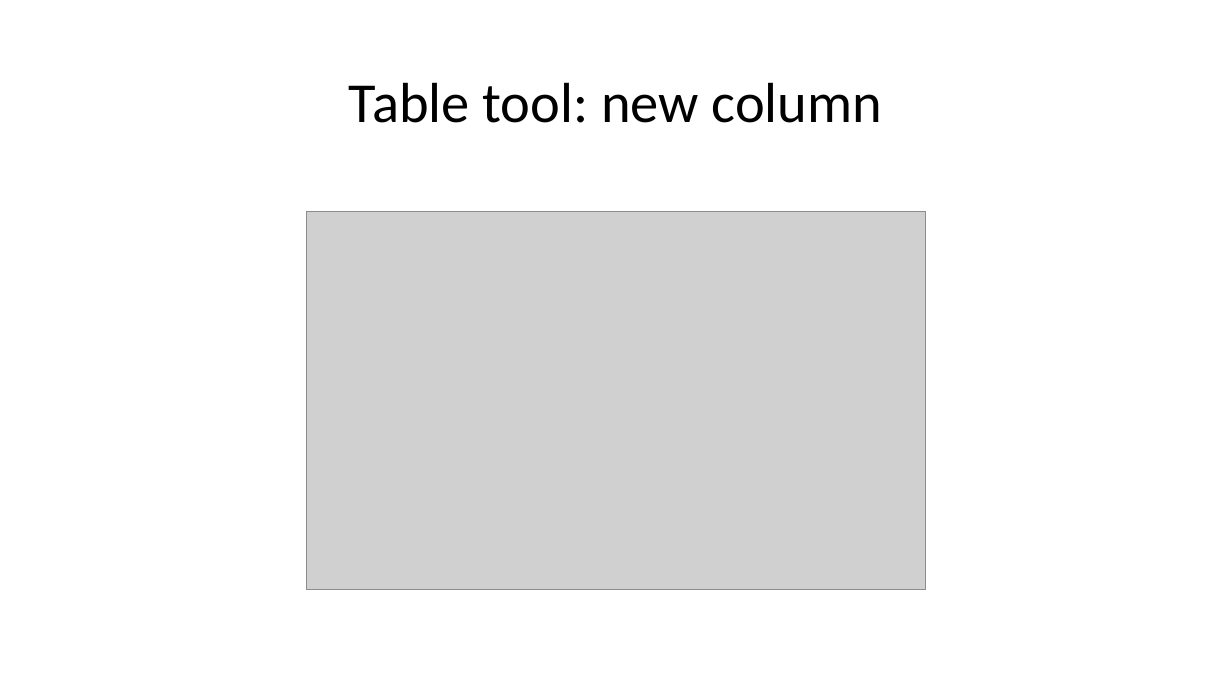
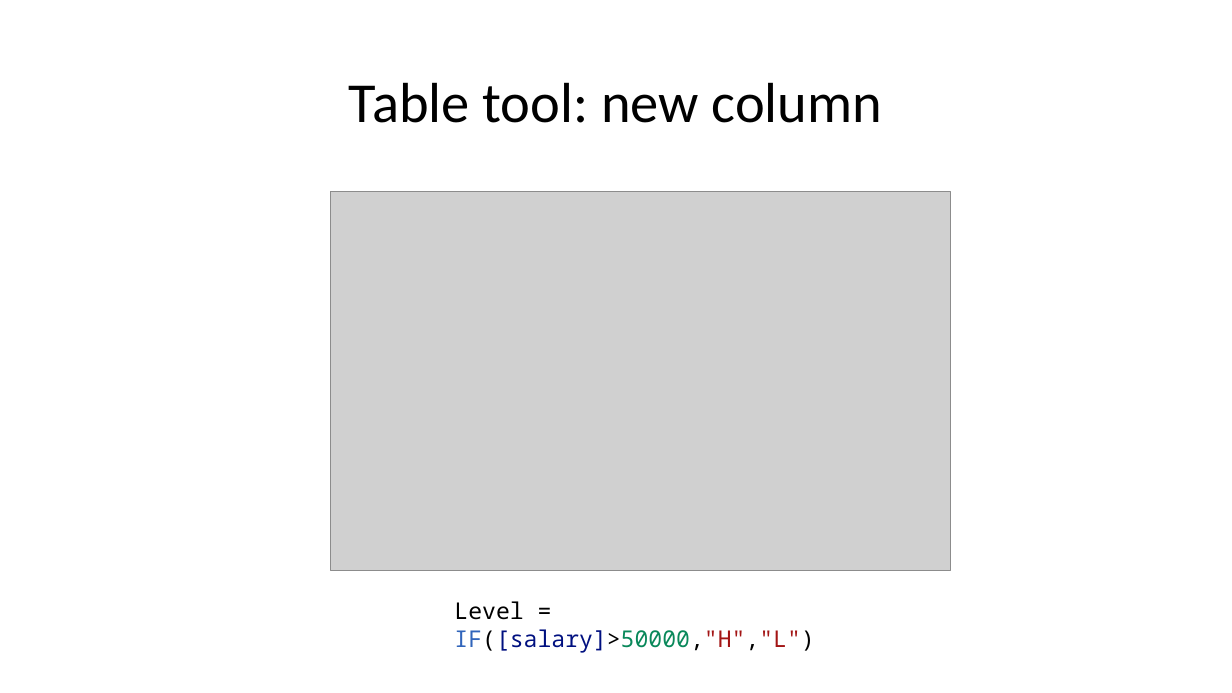
Before and after one commit to kimteespk/DADS5001-Data-Analytics-and-Data-Science-Tools-and-Programming, a slide deck: slide 18 of 12-PowerBI/DSTools-Power-BI.pptx (slide 16 before the commit). Drawn at 1232x693 pixels with LibreOffice and Linux fonts; fonts in the diff are those of the drawing; grey boxes stand for pictures. Boxes give left, top, right and bottom in pixels: in the first picture for what was removed or moved away, otherwise in the second. Text is boxed around its words. In the diff, an @@ line names an element or a change of style, - is before the commit and + after.

```diff
--- a/12-PowerBI/DSTools-Power-BI.pptx
+++ b/12-PowerBI/DSTools-Power-BI.pptx
@@ picture: place and size @@
-picture at (306,211,926,589)
+picture at (331,192,951,570)
@@ text added at (454,601,814,652), 18 pt, text #000000 @@
+Level = IF([salary]>50000,"H","L")
```
Also in this commit, not shown: 5 other slides changed.
